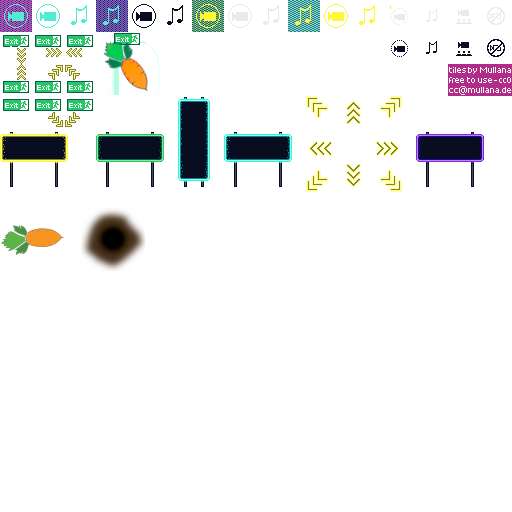
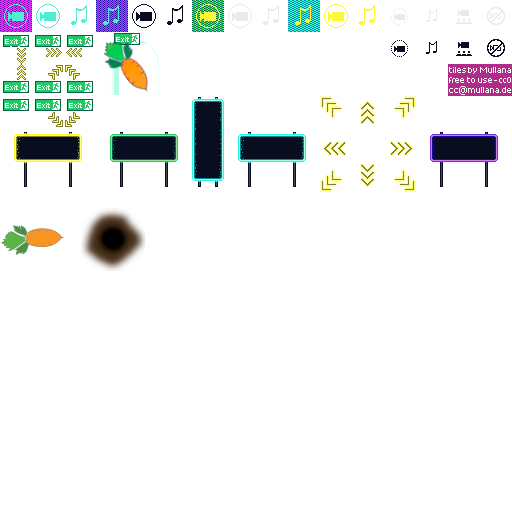
Before/after of a 512 x 512 layered artwork. What changed in the layer stack:
painted on "coco-rc3-mullana-functionary-divoc-edition.png" over (x1=0, y1=6, x2=498, y2=192)
